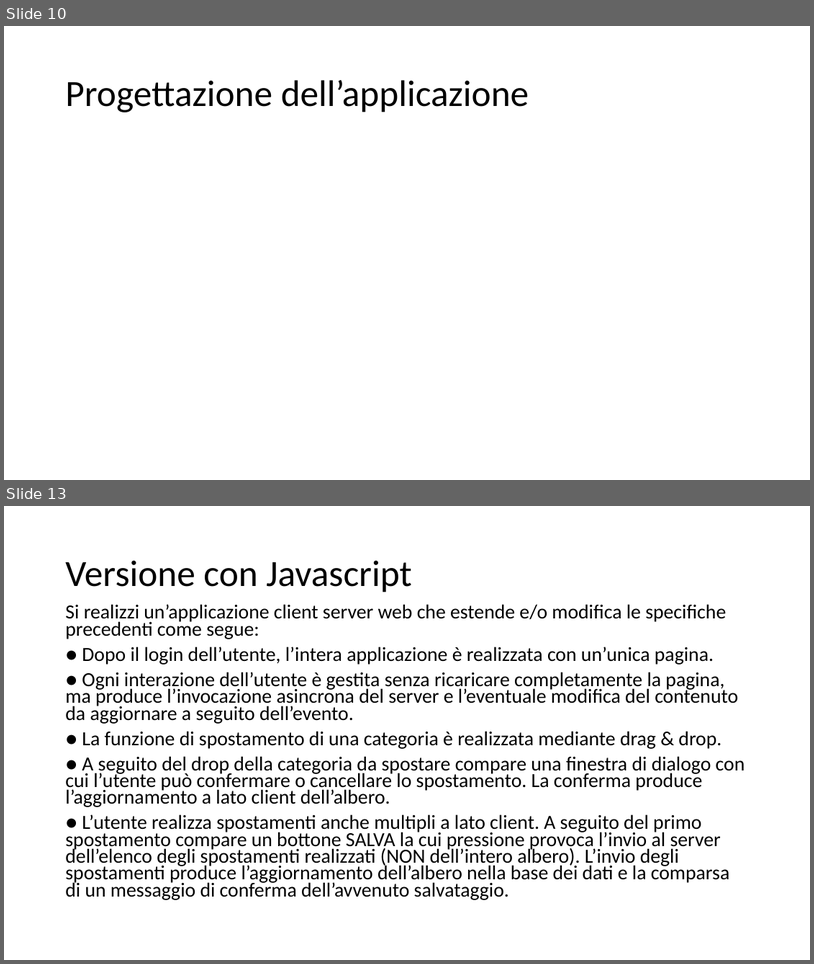
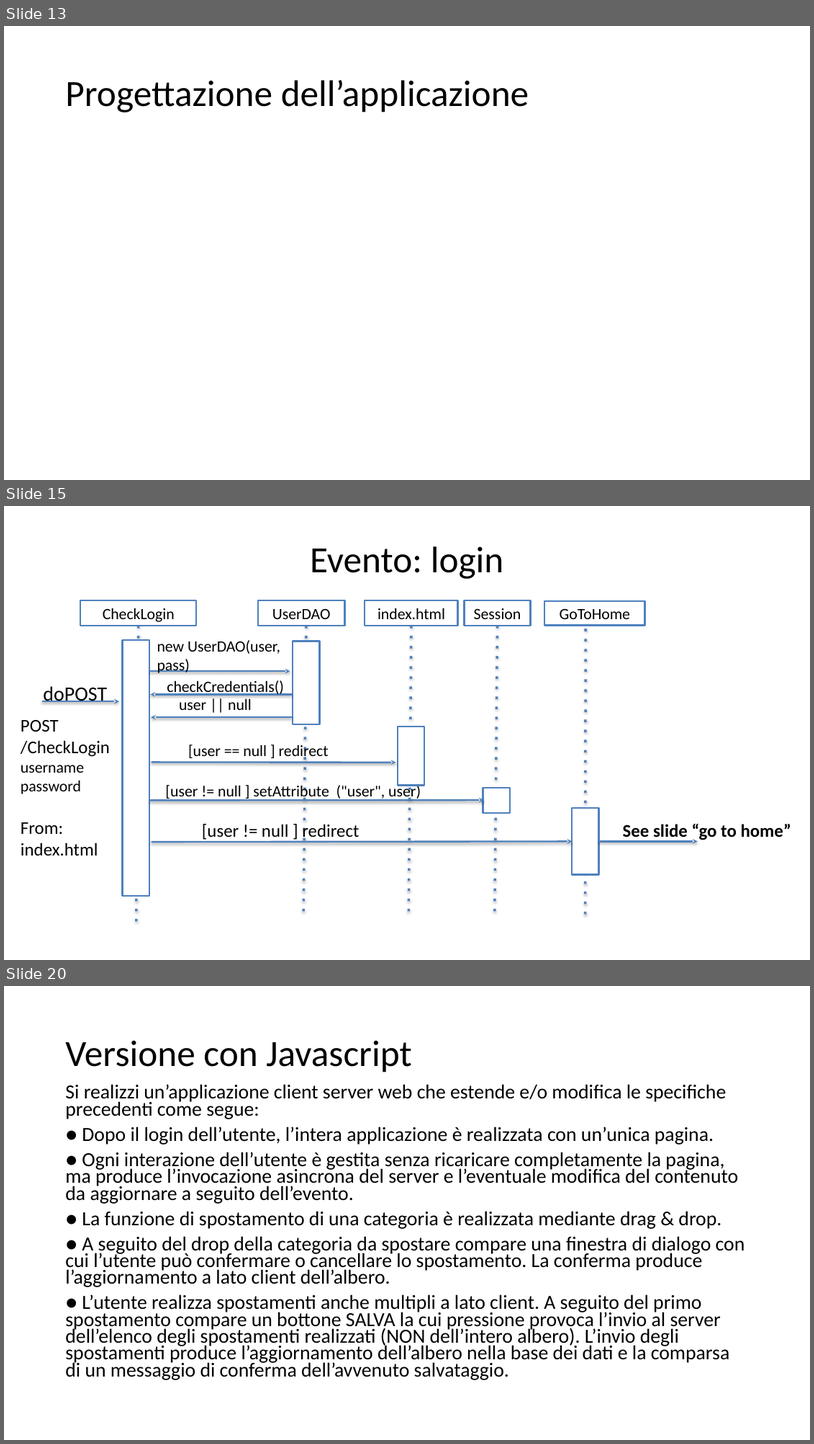
Before and after one commit to Trixyz28/TIW-ImgCatalog, a slide deck: Documents/TIWProject.pptx. Shown one above the other, each under a label of ours: slides 10 and 13 before the commit, slides 13, 15 and 20 after it; the slides between them are not shown. The pictures are 814x964 and 814x1444 pixels, drawn with LibreOffice and Linux fonts; fonts in the diff are those of the drawing. Boxes give left, top, right and bottom in pixels: in the first picture for what was removed or moved away, otherwise in the second. Text is boxed around its words. In the diff, an @@ line names an element or a change of style, - is before the commit and + after.

Commit message:
Category list (Home Page)

```diff
--- a/Documents/TIWProject.pptx
+++ b/Documents/TIWProject.pptx
@@ slide 15 added at (x1=4, y1=506, x2=810, y2=960), background #FFFFFF @@
@@ title added at (x1=310, y1=546, x2=504, y2=579), 44 pt, text #000000 @@
+Evento: login
@@ rectangle added at (x1=81, y1=600, x2=197, y2=626), fill #FFFFFF, outline #4F81BD 2 pt, 18.7 pt, text #000000 @@
+CheckLogin
@@ rectangle added at (x1=258, y1=600, x2=345, y2=626), fill #FFFFFF, outline #4F81BD 2 pt, 18.7 pt, text #000000 @@
+UserDAO
@@ rectangle added at (x1=365, y1=600, x2=458, y2=626), fill #FFFFFF, outline #4F81BD 2 pt, 18.7 pt, text #000000 @@
+index.html
@@ rectangle added at (x1=464, y1=600, x2=531, y2=626), fill #FFFFFF, outline #4F81BD 2 pt, 18.7 pt, text #000000 @@
+Session
@@ rectangle added at (x1=545, y1=601, x2=646, y2=626), fill #FFFFFF, outline #4F81BD 2 pt, 18.7 pt, text #000000 @@
+GoToHome
@@ line added from (139, 626) to (136, 923), #4F81BD 3 pt dashed @@
@@ line added from (306, 626) to (304, 913), #4F81BD 3 pt dashed @@
@@ line added from (412, 626) to (409, 913), #4F81BD 3 pt dashed @@
@@ line added from (498, 626) to (495, 913), #4F81BD 3 pt dashed @@
@@ line added from (586, 629) to (585, 920), #4F81BD 3 pt dashed @@
@@ rectangle added at (x1=123, y1=640, x2=149, y2=896), fill #FFFFFF, outline #4F81BD 2 pt @@
@@ text added at (x1=157, y1=640, x2=280, y2=673), 18.7 pt, text #000000 @@
+new UserDAO(user, pass)
@@ rectangle added at (x1=293, y1=641, x2=319, y2=723), fill #FFFFFF, outline #4F81BD 2 pt @@
@@ arrow added from (149, 671) to (290, 671), #4F81BD 2 pt @@
@@ text added at (x1=43, y1=686, x2=107, y2=702), 24 pt, text #000000 @@
+doPOST
@@ arrow added from (292, 694) to (150, 694), #4F81BD 2 pt @@
@@ text added at (x1=167, y1=680, x2=284, y2=697), 18.7 pt, text #000000 @@
+checkCredentials()
@@ text added at (x1=179, y1=698, x2=252, y2=710), 18.7 pt, text #000000 @@
+user || null
@@ text added at (x1=21, y1=720, x2=110, y2=855), 21.3 pt, text #000000 @@
+POST
+/CheckLogin
+username
+password
+From: index.html
@@ arrow added from (42, 701) to (119, 701), #4F81BD 2 pt @@
@@ arrow added from (292, 717) to (151, 717), #4F81BD 2 pt @@
@@ rectangle added at (x1=398, y1=726, x2=424, y2=785), fill #FFFFFF, outline #4F81BD 2 pt @@
@@ arrow added from (152, 762) to (396, 762), #4F81BD 2 pt @@
@@ text added at (x1=188, y1=744, x2=329, y2=761), 18.7 pt, text #000000 @@
+[user == null ] redirect
@@ text added at (x1=165, y1=782, x2=421, y2=800), 18.7 pt, text #000000 @@
+[user != null ] setAttribute ("user", user)
@@ arrow added from (149, 800) to (484, 800), #4F81BD 2 pt @@
@@ rectangle added at (x1=483, y1=788, x2=509, y2=813), fill #FFFFFF, outline #4F81BD 2 pt @@
@@ rectangle added at (x1=573, y1=808, x2=599, y2=875), fill #FFFFFF, outline #4F81BD 2 pt @@
@@ text added at (x1=202, y1=824, x2=359, y2=841), 21.3 pt, text #000000 @@
+[user != null ] redirect
@@ text added at (x1=623, y1=824, x2=792, y2=841), 21.3 pt, text #000000, bold @@
+See slide “go to home”
@@ arrow added from (152, 842) to (573, 841), #4F81BD 2 pt @@
@@ arrow added from (599, 841) to (698, 841), #4F81BD 2 pt @@
@@ what was slide 10 is now slide 13 @@
@@ what was slide 13 is now slide 20 @@
```
Also in this commit, not shown: 3 slides changed, 8 other slides added, 2 slides removed, 11 other files.
